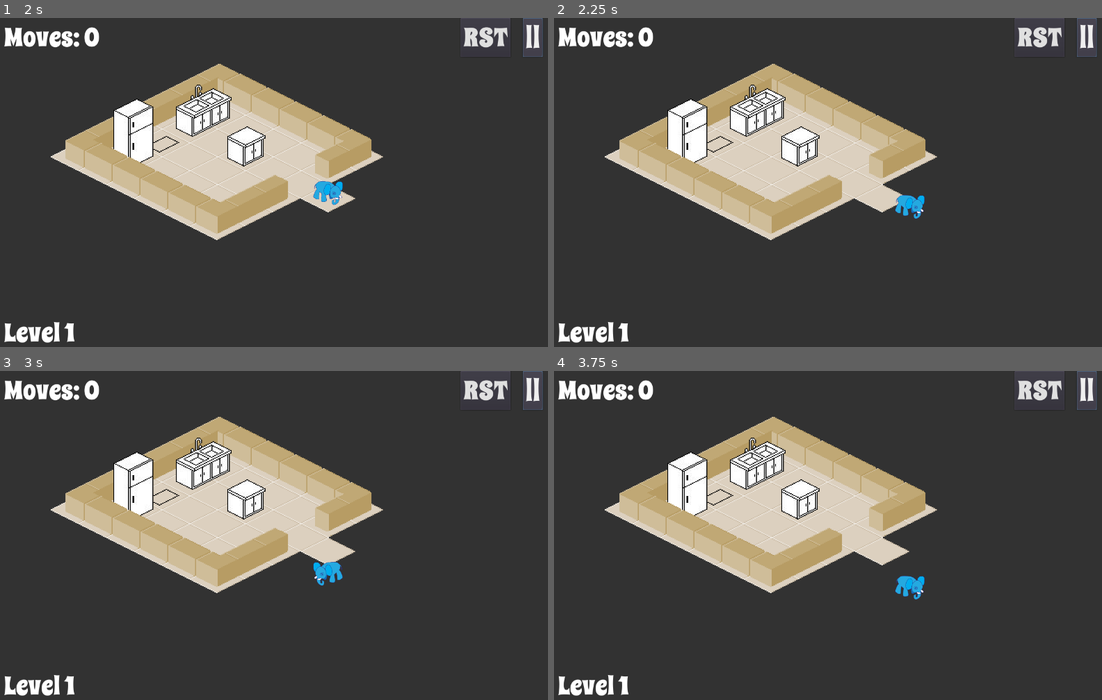
Above: before the commit, frames 1-4 (two rows, left to right).
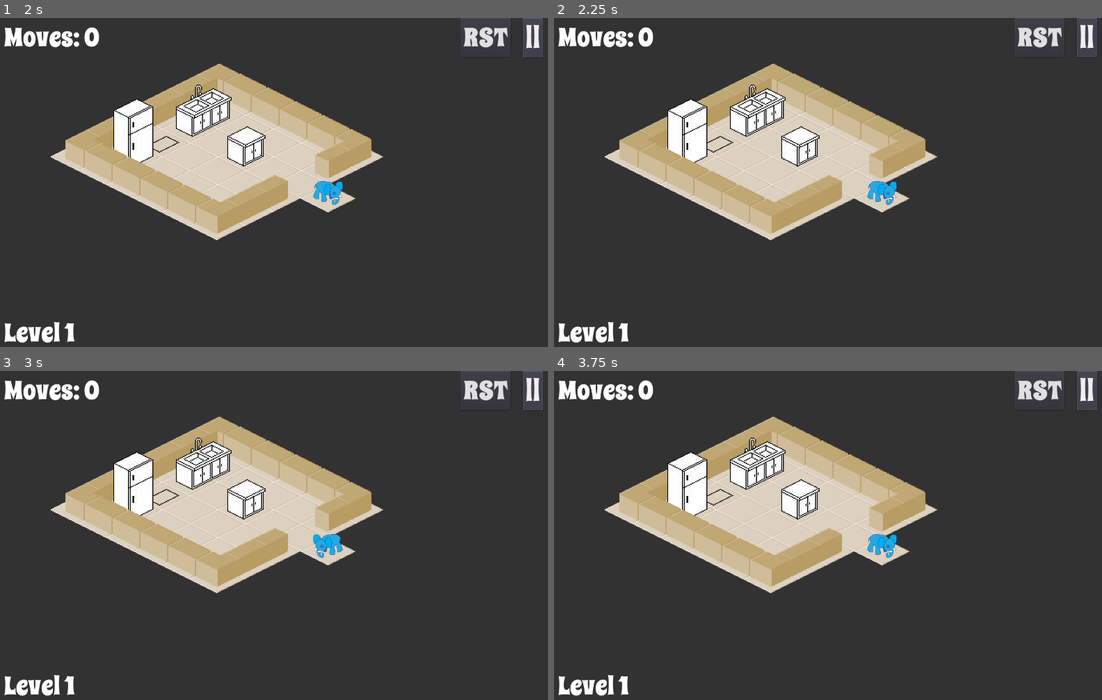
Above: after the commit, the same moments.

Repository: tripodsan/elephant-game
Game: Godot game, scene res://main.tscn
Same seed, same stepped clock (60 frames per second), same inputs: the game is played once before the commit and once after it.
Inputs:
- Up to frame 1 (2 s): click "RST" at 0.5 s; click "||" at 1.25 s
- Up to frame 2 (2.25 s): tap Enter at 2 s; hold Right (move_right) from 2.03 s (still down)
- Up to frame 3 (3 s): tap Space at 2.75 s; release Right (move_right) at 2.78 s; hold Down (move_down) from 2.78 s (still down)
- Up to frame 4 (3.75 s): tap Enter at 3.5 s; release Down (move_down) at 3.53 s; hold Right (move_right) from 3.53 s (still down)

Frame 1 is identical in both runs. In frame 2, 0.5% of the frame differs, in the area x 57-68%, y 49-61%; in frame 3, 0.5%; in frame 4, 0.5%.

Commit message:
add movement tween

Diff:
--- a/player.tscn
+++ b/player.tscn
@@ -36,3 +36,5 @@
 scale = Vector2( 0.2, 0.2 )
 texture = ExtResource( 3 )
 flip_h = true
+
+[node name="movement" type="Tween" parent="."]
--- a/scripts/player.gd
+++ b/scripts/player.gd
@@ -6,9 +6,9 @@
 
 var pos:Vector2 = Vector2.ZERO setget set_pos
 
-const TEXTURE_OFFSET = Vector2(0, 0)
+onready var world := get_parent()
 
-onready var world := get_parent()
+onready var move_tween:Tween = $movement
 
 func set_dir(v:int):
   dir = v
@@ -16,6 +16,16 @@
     s.visible = v == 0
     v -= 1
 
+func is_moving()->bool:
+  return move_tween.is_active()
+
+func move_to(v:Vector2):
+  pos = v
+  move_tween.interpolate_property(self, 'position',
+  transform.origin, world.grid2cart(pos), 0.4,
+  Tween.TRANS_QUAD, Tween.EASE_IN_OUT)
+  move_tween.start()
+
 func set_pos(v:Vector2):
   pos = v
-  transform.origin = world.grid2cart(pos) + TEXTURE_OFFSET
+  transform.origin = world.grid2cart(v)
--- a/scripts/world.gd
+++ b/scripts/world.gd
@@ -1,7 +1,12 @@
 extends Node2D
 
+## the current level tilemap
 onready var level:TileMap = $room
 
+## the current level background
+onready var background:TileMap = $background
+
+## the player node
 onready var player:Player = $player
 
 const TILE_WALL = 1
@@ -12,9 +17,18 @@
 
 var moves:int = 0 setget set_moves
 
+## tween used to animate boxes
+var move_tween:Tween
+
+## flag indicating if level is complete
+var level_complete:bool
+
 func _ready() -> void:
   print('tilemap rect ', level.get_used_rect())
   generate_sprites()
+  move_tween = Tween.new()
+  assert(!move_tween.connect('tween_all_completed', self, 'box_move_completed'))
+  add_child(move_tween)
   self.moves = 0
 
 func generate_sprites():
@@ -44,8 +58,14 @@
         boxes.push_back(s)
 
 func player_move(dir:int):
+  if level_complete || player.is_moving():
+    return
   player.set_dir(dir)
   var newPos = player.pos + Gobals.DIRS[dir]
+  # check if background is not empty
+  if background.get_cellv(newPos) == -1:
+    return
+  # get level cell
   var t = level.get_cellv(newPos)
   if t == TILE_WALL:
     return
@@ -56,9 +76,11 @@
   if f:
     # box moved
     print('moved box to %s', f)
-    f.transform.origin = level.map_to_world(f.pos)
+    move_tween.interpolate_property(f, 'position', f.transform.origin,
+      level.map_to_world(f.pos), 0.4, Tween.TRANS_QUAD, Tween.EASE_IN_OUT)
+    move_tween.start()
 
-  player.pos = newPos
+  player.move_to(newPos)
   print('moved to %s facing %d. tile is %d' % [player.pos, dir, level.get_cellv(player.pos)])
 
 func box_move(f:Box, dir:int)->bool:
@@ -92,8 +114,12 @@
       return true
 
   print('level complete!')
-  Globals.emit_signal('level_complete', moves)
+  level_complete = true
   return true
+
+func box_move_completed()->void:
+  if level_complete:
+    Globals.emit_signal('level_complete', moves)
 
 func _input(event:InputEvent)->void:
   if event.is_action_pressed('move_up'):
